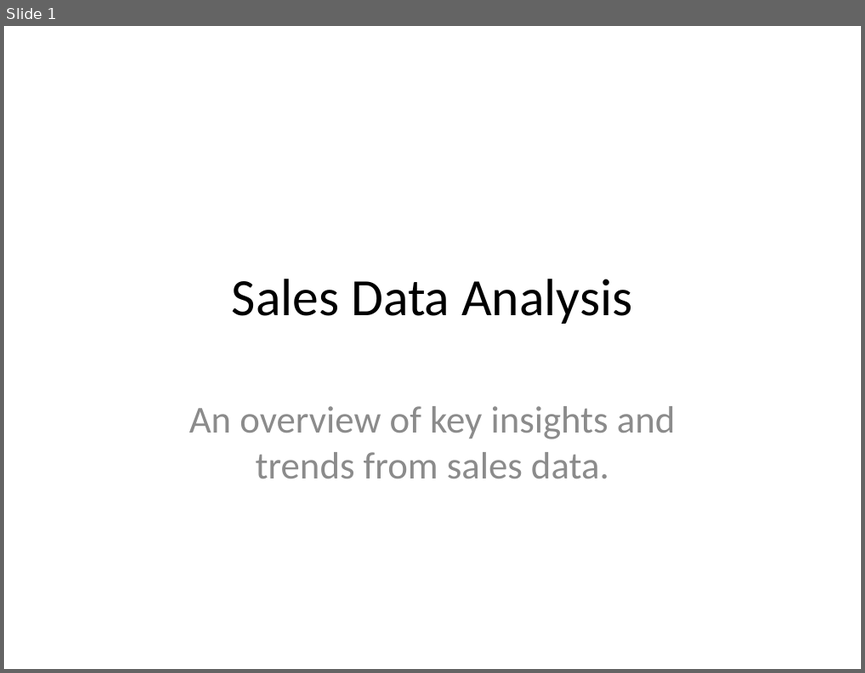
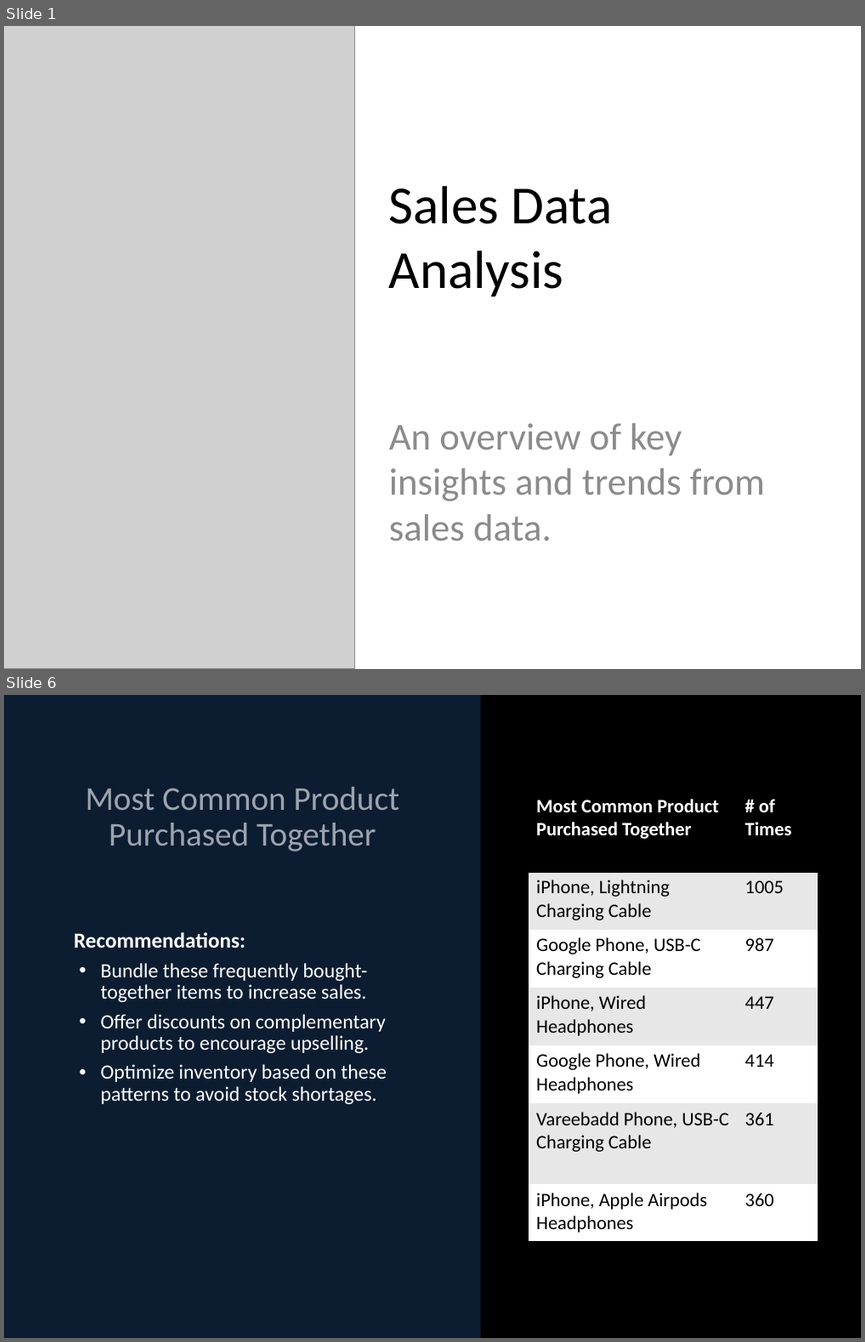
Before and after one commit to PaolaDumbi/Sales_Analysis, a slide deck: Sales_Data_Analysis_Presentation.pptx. Shown one above the other, each under a label of ours: slide 1 before the commit, slides 1 and 6 after it; the slides between them are not shown. The pictures are 865x673 and 865x1342 pixels, drawn with LibreOffice and Linux fonts; fonts in the diff are those of the drawing; grey boxes stand for pictures. Boxes give left, top, right and bottom in pixels: in the first picture for what was removed or moved away, otherwise in the second. Text is boxed around its words. In the diff, an @@ line names an element or a change of style, - is before the commit and + after.

```diff
--- a/Sales_Data_Analysis_Presentation.pptx
+++ b/Sales_Data_Analysis_Presentation.pptx
@@ slide 6 added at (x1=4, y1=695, x2=861, y2=1338), background #FFFFFF @@
@@ rectangle added at (x1=4, y1=695, x2=861, y2=1338), fill #000000 @@
@@ rectangle added at (x1=4, y1=695, x2=480, y2=1338), fill #1F497D at 40% opacity @@
@@ title added at (x1=86, y1=787, x2=400, y2=851), 28 pt, text #FFFFFF at 60% opacity @@
+Most Common Product Purchased Together
@@ table added at (x1=528, y1=790, x2=818, y2=1242), 7 rows, 2 columns @@
+Most Common Product Purchased Together | # of Times
+iPhone, Lightning Charging Cable | 1005
+Google Phone, USB-C Charging Cable | 987
+iPhone, Wired Headphones | 447
+Google Phone, Wired Headphones | 414
+Vareebadd Phone, USB-C Charging Cable | 361
+iPhone, Apple Airpods Headphones | 360
@@ text added at (x1=74, y1=932, x2=386, y2=1104), 17 pt, text #FFFFFF @@
+Recommendations:
+• Bundle these frequently bought-together items to increase sales.
+• Offer discounts on complementary products to encourage upselling.
+• Optimize inventory based on these patterns to avoid stock shortages.
@@ slide 1 changed as well @@
@@ picture added at (x1=4, y1=26, x2=355, y2=669) @@
@@ title "Sales Data Analysis" moved from (x1=232, y1=278, x2=632, y2=324) to (x1=389, y1=186, x2=613, y2=296) @@
@@ title "Sales Data Analysis" at (x1=389, y1=186, x2=613, y2=296): size 44 to 45 pt; alignment centre to left @@
@@ subtitle "An overview of key insights ..." moved from (x1=189, y1=406, x2=676, y2=478) to (x1=389, y1=423, x2=765, y2=540) @@
@@ subtitle "An overview of key insights ..." at (x1=389, y1=423, x2=765, y2=540): alignment centre to left @@
```
Also in this commit, not shown: 2 other slides changed, 3 other slides added, 3 slides removed, 1 other file.
